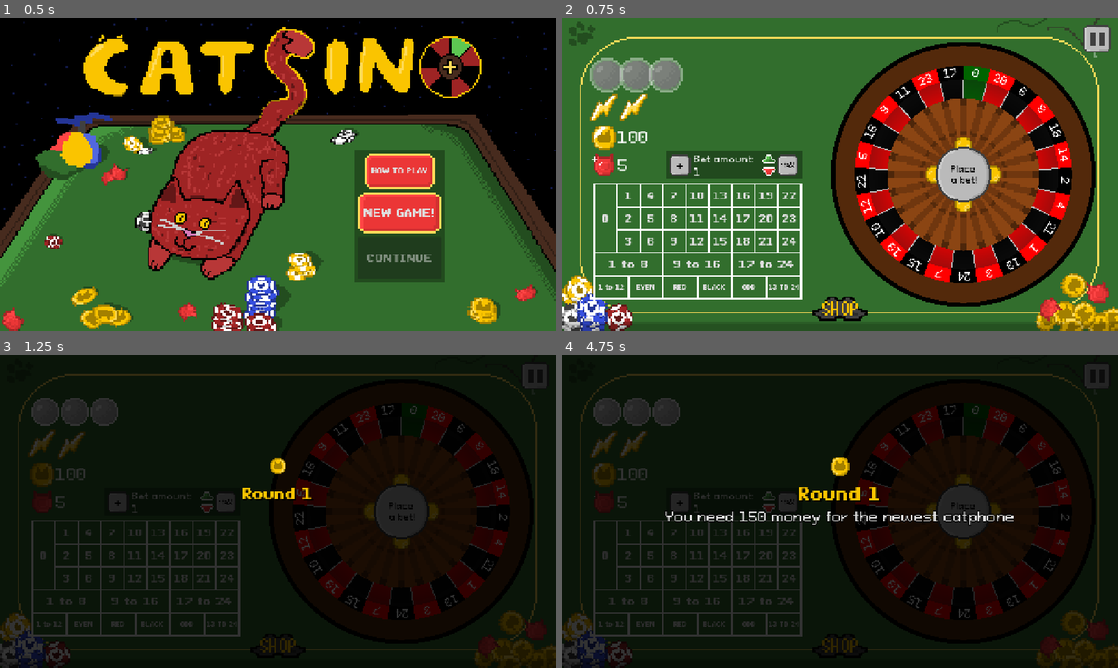
Above: before the commit, frames 1-4 (two rows, left to right).
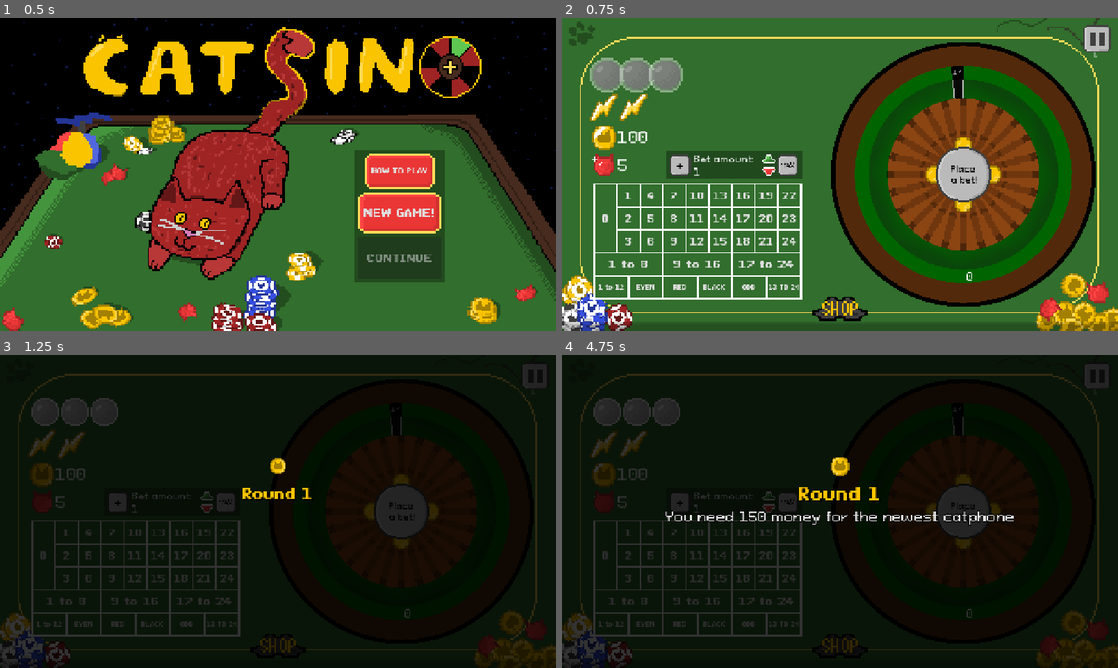
Above: after the commit, the same moments.

Repository: DuneRanger/Very-Serious-GameJam-2026
Game: Godot game, scene res://scenes/main.tscn
The game is run twice, just before and just after one commit, with the same random seed, the same clock (stepped at 60 frames per second) and the same inputs. Sound files missing from this copy of the repository are replaced by a short silence.
Inputs:
- Up to frame 1 (0.5 s): no input
- Up to frame 2 (0.75 s): click "NEW GAME!" at 0.5 s
- Up to frame 3 (1.25 s): no input
- Up to frame 4 (4.75 s): click "0" at 1.25 s; click "1" at 2 s; click "2" at 2.75 s; click "3" at 3.5 s; click "4" at 4.25 s

Frame 1 is identical in both runs. In frame 2, 10% of the frame differs, in the area x 52-92%, y 15-85%; in frame 3, 5.6%; in frame 4, 5.5%.

Commit message:
Fix large cell roulette text

Diff:
--- a/scenes/game/game_scene/roulette/roulette.gd
+++ b/scenes/game/game_scene/roulette/roulette.gd
@@ -79,6 +79,7 @@
 	for cell in GameManagerGlobal.initial_cells:
 		cells.append(cell.duplicate())
 
+	cells[0].weight = 54
 	balls = get_initial_balls()
 	prepare_balls()
 	commit_cell_mod()
@@ -129,7 +130,7 @@
 		draw_set_transform(Vector2(0, 0), cur_angle + cur_cell_angle / 2 + visual_rotation)
 
 		var text = str(cell.number)
-		var font_max_width = sin(cur_cell_angle) * cell_circle_radius
+		var font_max_width = sin(cur_cell_angle) * cell_circle_radius if abs(cur_cell_angle) < PI / 2 else 48
 		var font_size = min(48, font_max_width / len(text))
 		var pos = Vector2(-font_max_width / 2, -cell_circle_radius * 0.95 + font_size / 2)
 		draw_string(default_font, pos, text, HORIZONTAL_ALIGNMENT_CENTER, font_max_width, font_size)
